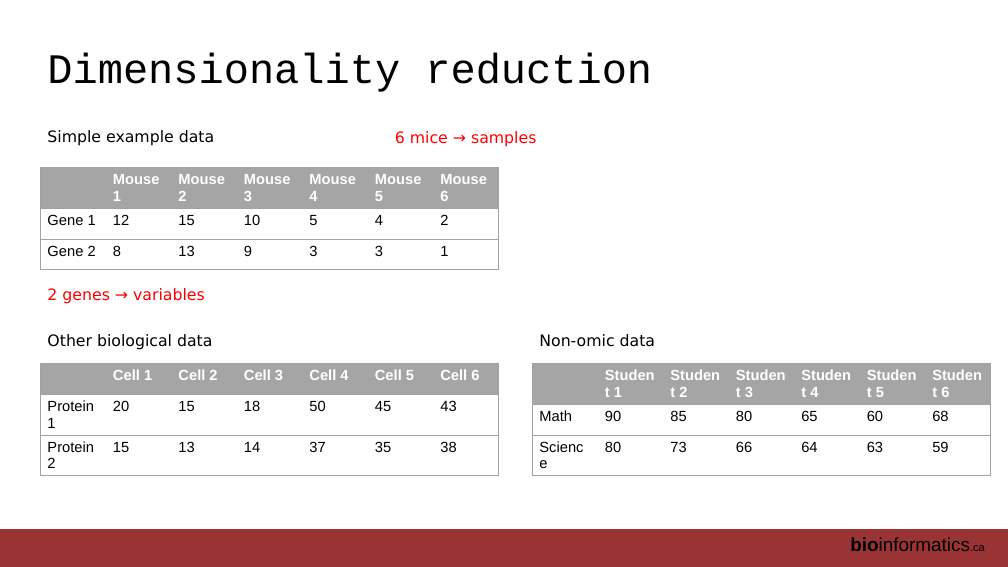
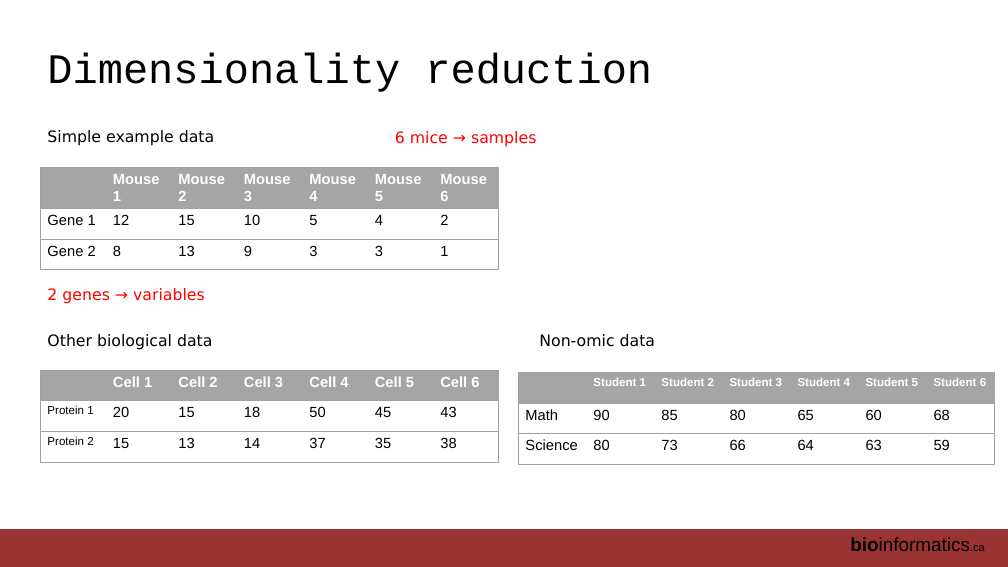
Before and after one commit to RealPaiLab/CBW_AUR2023, a slide deck: slide 11 of book/lectures/AUR_2023_Module2_DimensionReduction.pptx. Drawn at 1008x567 pixels with LibreOffice and Linux fonts; fonts in the diff are those of the drawing. Boxes give left, top, right and bottom in pixels: in the first picture for what was removed or moved away, otherwise in the second. Text is boxed around its words. In the diff, an @@ line names an element or a change of style, - is before the commit and + after.

```diff
--- a/book/lectures/AUR_2023_Module2_DimensionReduction.pptx
+++ b/book/lectures/AUR_2023_Module2_DimensionReduction.pptx
@@ table at box(40, 370, 501, 462) @@
@@ size 14 to 11 pt in "Protein 1", "Protein 2" @@
@@ table: place and size @@
-table at box(40, 364, 501, 480)
+table at box(40, 370, 501, 462)
@@ table at box(518, 372, 994, 464) @@
@@ size 14 to 11 pt in "Student 1", "Student 2", "Student 3", "Student 4" and 2 more places @@
@@ table: place and size @@
-table at box(532, 364, 993, 480)
+table at box(518, 372, 994, 464)
```
Also in this commit, not shown: 16 other slides changed, 2 slides added, 28 other files.
